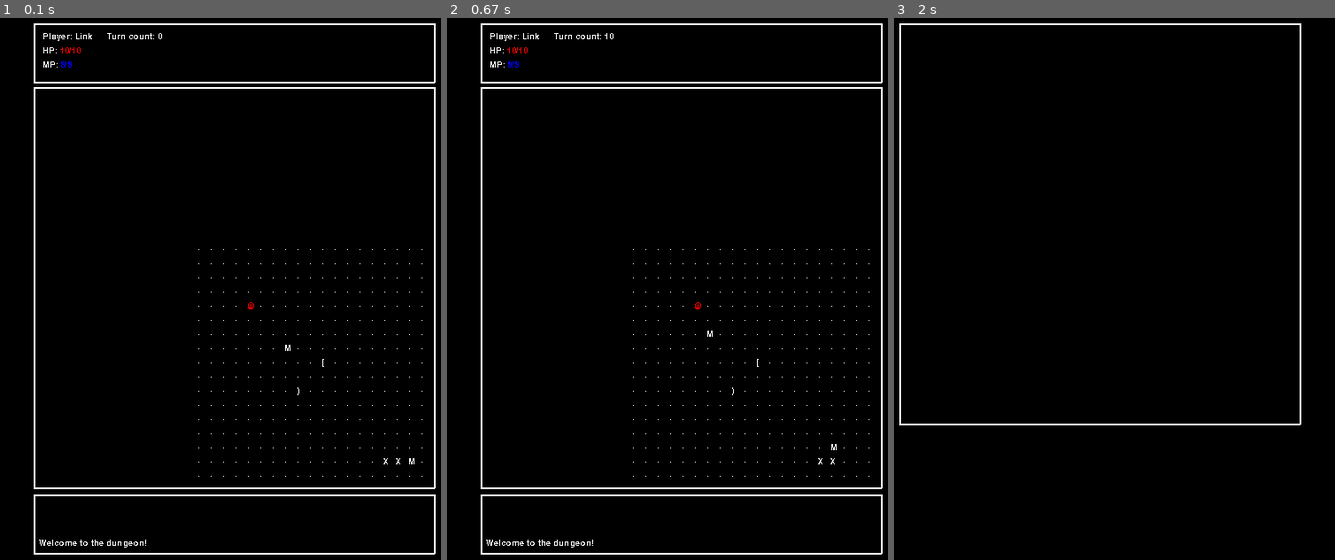
Above: before the commit, frames 1-3 (left to right).
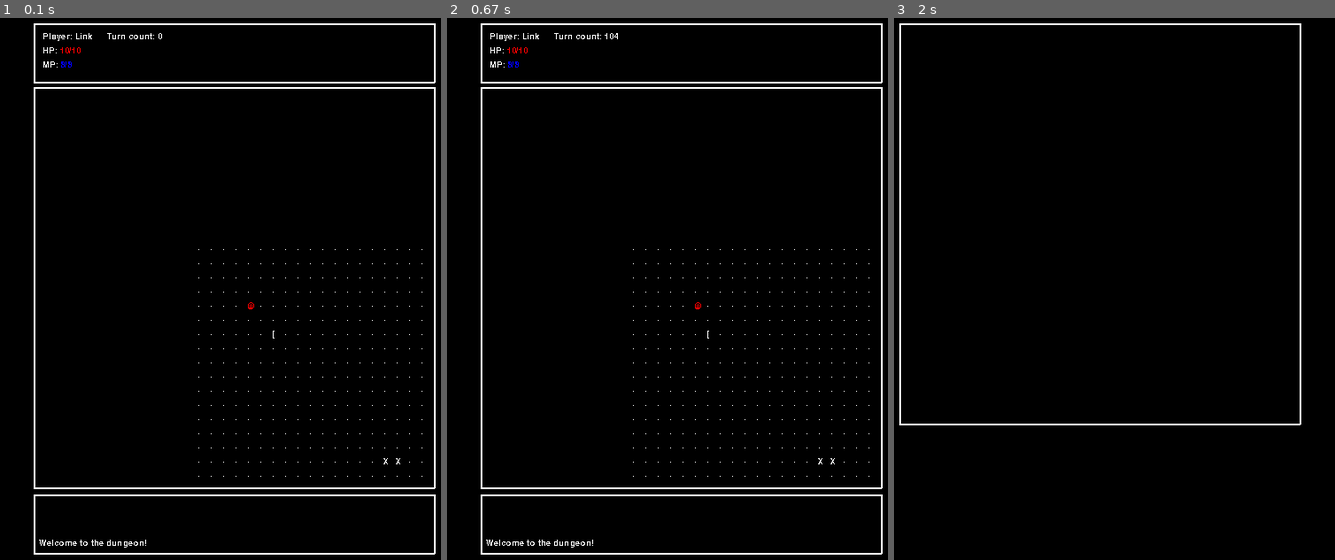
Above: after the commit, the same moments.

Repository: brandr/Roguelike_Python
Game: pygame game, started from gamelauncher.py
Two runs of this game, one before a commit and one after it. Both use one fixed random seed, a clock stepped at 60 frames per second and the inputs below.
Inputs:
- Up to frame 1 (0.1 s): no input
- Up to frame 2 (0.67 s): hold . from 0.33 s (still down); hold Right from 0.33 s (still down)
- Up to frame 3 (2 s): release . at 0.8 s; release Right at 0.8 s; tap I at 0.83 s

The runs differ from the first frame. In frame 1, less than 0.1% of the frame differs, in the area x 61-94%, y 57-83%; in frame 2, less than 0.1%; in frame 3, nothing differs.

Commit message:
fixed capital letters issue for controls.

Diff:
--- a/controls.py
+++ b/controls.py
@@ -22,7 +22,10 @@
 	def process_event(self, event): #abstract method, to be inherited from by subclasses
 		if event.type == QUIT: raise(SystemExit)
 		if event.type == KEYDOWN:
-			if event.key in(self.control_map):
+			if event.unicode in(self.control_map):
+				action = self.control_map[event.unicode]
+				action(self, event.unicode)
+			elif event.key in(self.control_map):
 				action = self.control_map[event.key]
 				action(self, event.key)
 
--- a/gamemanager.py
+++ b/gamemanager.py
@@ -30,7 +30,9 @@
         pygame.display.set_caption("DIS A ROGUELIKE")
         timer = pygame.time.Clock()
 
-        #TEMP for testing
+        #TEMP for testing vvv
+        # comment and uncomment to change what is on the level.
+
         player_1 = Player("Link")
         monster_1 = Monster("Moblin")
         monster_2 = Monster("Bokoblin")
@@ -38,17 +40,19 @@
         sword_1 = MeleeWeapon("Master Sword")
         shield_1 = Armor("Hylian Shield")
         hat_1 = Armor("Fairy Hat")
+        gloves_1 = Armor("Leather Gloves")
 
         test_level = Level(25, 25, 1)
         test_level.add_wall(15, 15)
         test_level.add_wall(16, 15)
 
         test_level.add_player(player_1, 4, 4)
-        test_level.add_monster(monster_1, 8, 8)
-        test_level.add_monster(monster_2, 18, 16)
-        test_level.add_item(sword_1, 8, 10)
-        test_level.add_item(shield_1, 10, 8)
-        test_level.add_item(hat_1, 10, 8)
+        #test_level.add_monster(monster_1, 8, 8)
+        #test_level.add_monster(monster_2, 18, 16)
+        test_level.add_item(sword_1, 6, 6)
+        test_level.add_item(shield_1, 6, 6)
+        test_level.add_item(hat_1, 6, 6)
+        test_level.add_item(gloves_1, 6, 6)
 
         map_pane = MapPane(player_1)                # TODO: turn these 4 lines into their own method somewhere in the screen/manager mess.
         character_pane = CharacterPane(player_1)
@@ -65,7 +69,7 @@
 
         player_1.start_game()
 
-        #TEMP for testing
+        #TEMP for testing ^^^
 
         while 1:
             timer.tick(100)
--- a/maingamecontrols.py
+++ b/maingamecontrols.py
@@ -53,11 +53,11 @@
 	K_KP1:move, K_KP2:move, K_KP3:move, K_KP4:move, K_KP5:move,	# numpad keys (might change 5 at some point)
 	K_KP6:move, K_KP7:move, K_KP8:move, K_KP9:move,
 
-	K_PERIOD:wait,
+	'.':wait,
 
-	K_COMMA:pick_up,
+	',':pick_up,
 
-	K_i:open_player_inventory_screen
+	'i':open_player_inventory_screen
 }
 
 MAIN_GAME_DIRECTION_MAP = {
--- a/selectlistcontrols.py
+++ b/selectlistcontrols.py
@@ -26,11 +26,9 @@
 		length = self.select_list.length()
 		for i in range(self.select_list.length()):
 			letter = self.select_list.index_letter(i)	 #TODO: figure out how to handle captial letters.
-			key = LETTER_TO_KEY_MAP[letter]
-			self.control_map[key] = SelectListControls.select_object
+			self.control_map[letter] = SelectListControls.select_object
 
-	def select_object(self, key): #TODO
-		letter = KEY_TO_LETTER_MAP[key]
+	def select_object(self, letter): #TODO
 		select_object = self.select_list.select_object_from_letter(letter)
 		self.exit_to_main_game_controls() #TODO: not the case if selection should not prompt this.
 		action = self.action
@@ -59,6 +57,5 @@
 
 SELECT_LIST_CONTROL_MAP = {
 	K_ESCAPE:exit,
-	K_QUESTION:open_exanded_select_list,
-	K_SLASH:open_exanded_select_list #TEMP (remove once we figure out capitals)
+	'?':open_exanded_select_list,
 }
Not shown, changed: todolist.txt
Not shown, changed: controls.pyc
Not shown, changed: gamemanager.pyc
Not shown, changed: maingamecontrols.pyc
Not shown, changed: selectlistcontrols.pyc
Not shown, changed: selectlistpane.pyc
